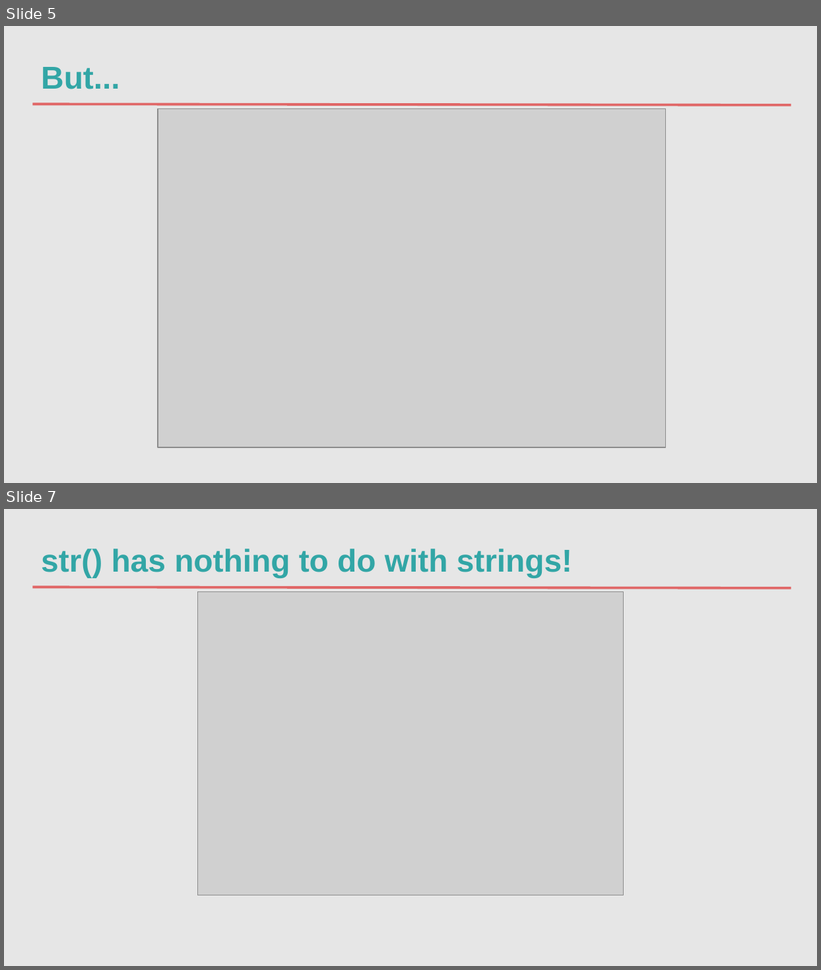
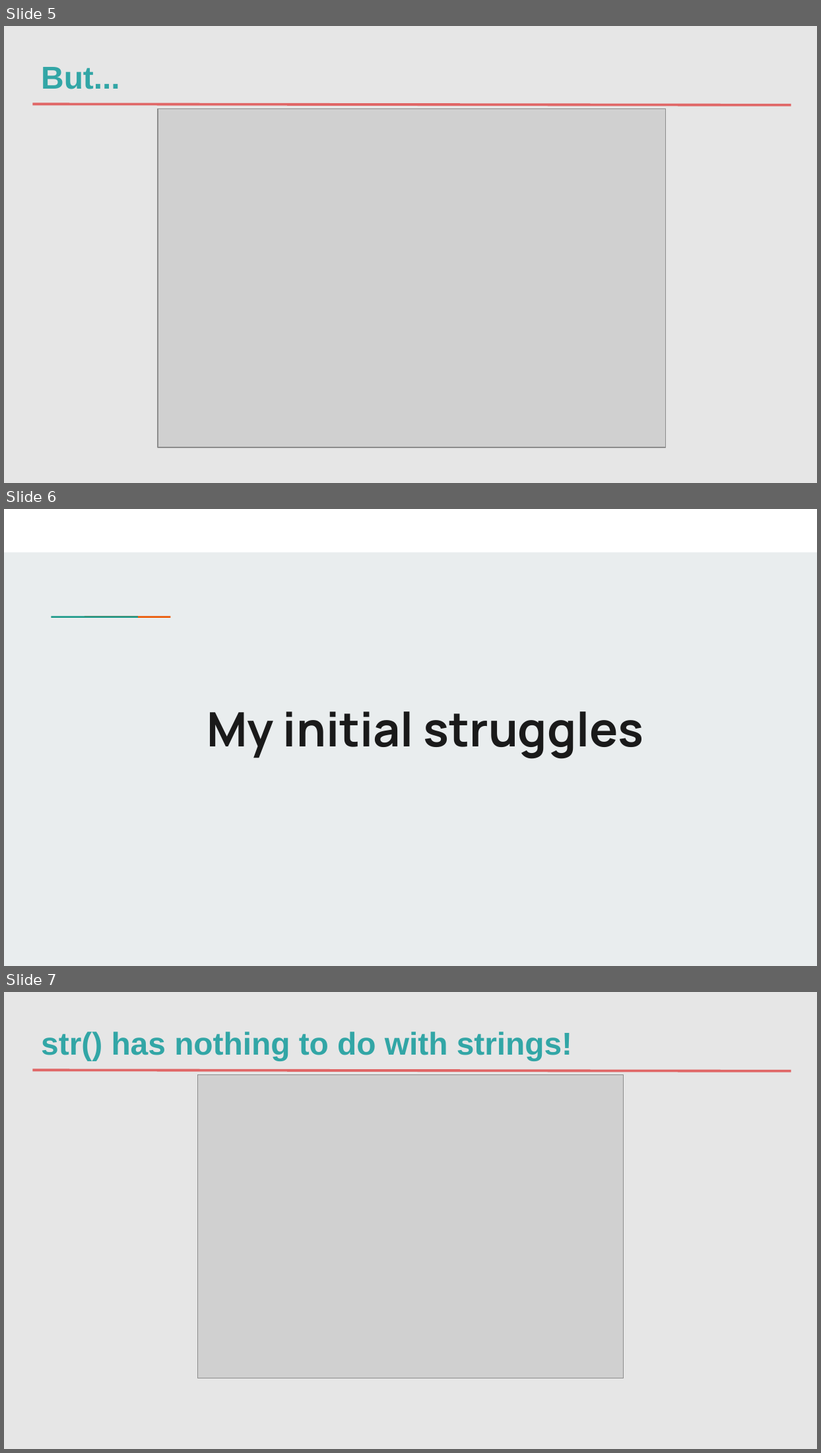
Before and after one commit to jonmcalder/satRday-JHB-2020, a slide deck: 4th_session/diana_pholo.pptx. Shown one above the other, each under a label of ours: slides 5 and 7 before the commit, slides 5, 6 and 7 after it; the slides between them are not shown. The pictures are 821x970 and 821x1453 pixels, drawn with LibreOffice and Linux fonts; fonts in the diff are those of the drawing; grey boxes stand for pictures; background and template pictures are left out. Boxes give left, top, right and bottom in pixels: in the first picture for what was removed or moved away, otherwise in the second. Text is boxed around its words. In the diff, an @@ line names an element or a change of style, - is before the commit and + after.

```diff
--- a/4th_session/diana_pholo.pptx
+++ b/4th_session/diana_pholo.pptx
@@ slide 6 added at <box>4,509,817,966</box>, background #E9EDEE @@
@@ rectangle added at <box>4,509,817,552</box>, fill #FFFFFF @@
@@ rectangle added at <box>78,615,112,619</box>, fill #1A9988 @@
@@ rectangle added at <box>110,615,144,619</box>, fill #EB5600 @@
@@ title added at <box>207,712,644,759</box>, 42 pt, text #1A1A1A, bold @@
+My initial struggles
```
Also in this commit, not shown: 1 slide changed, 1 slide removed.
